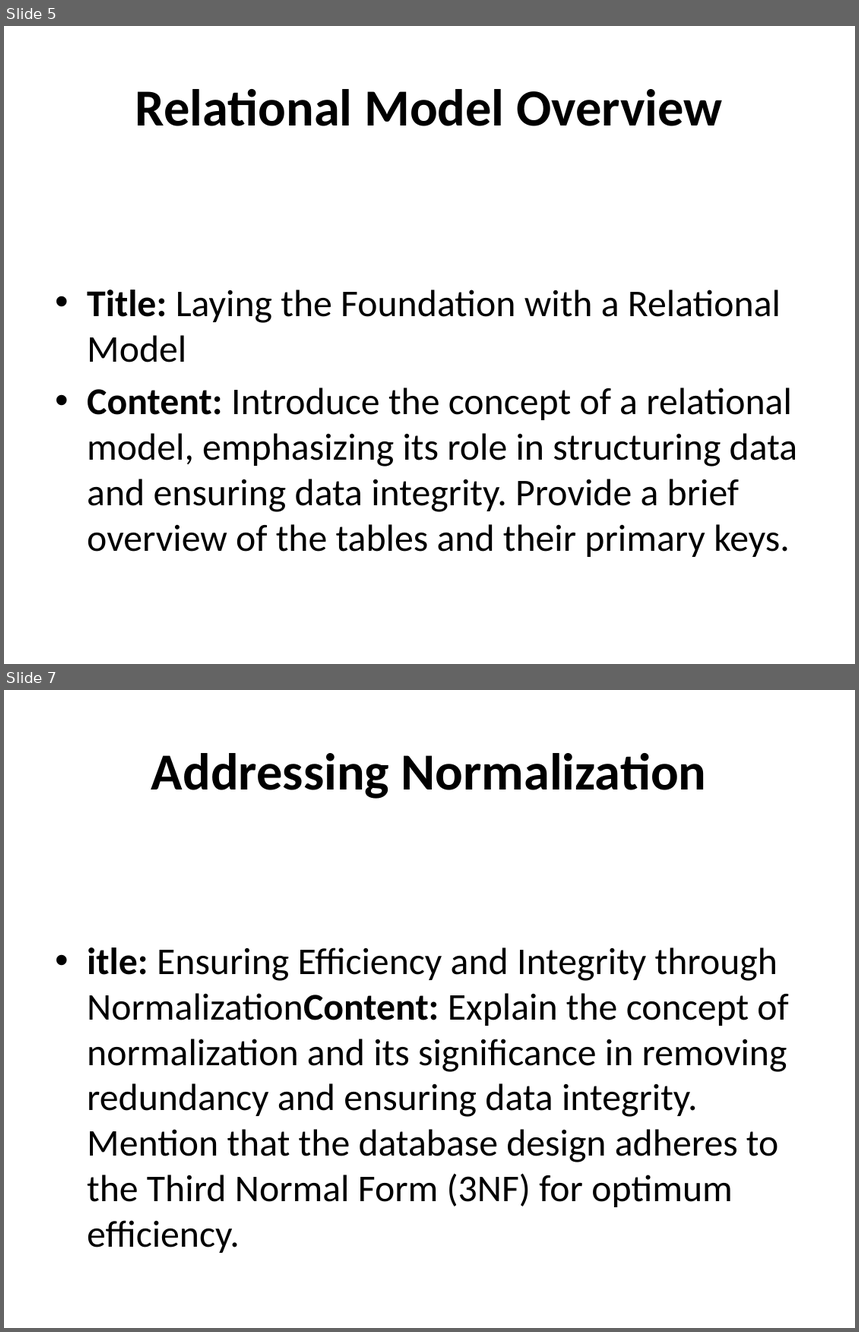
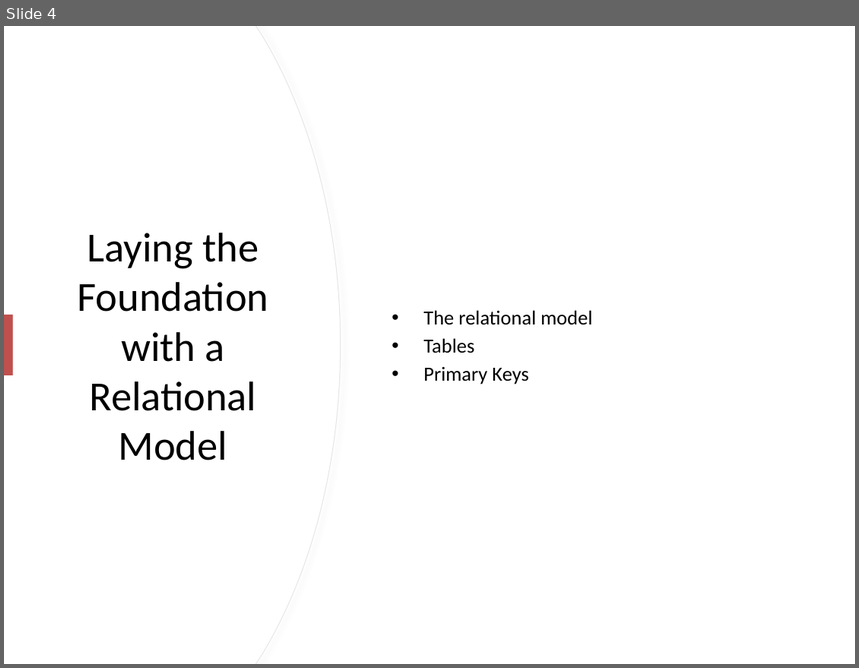
Before and after one commit to RyanJTalbot/MSDS, a slide deck: Core/Databases for Data Scientists Specialization/Relational Database Design /Week 5/ActiveGear_Presentation.pptx. Shown one above the other, each under a label of ours: slides 5 and 7 before the commit, slide 4 after it; the slides between them are not shown. The pictures are 859x1332 and 859x668 pixels, drawn with LibreOffice and Linux fonts; fonts in the diff are those of the drawing. Boxes give left, top, right and bottom in pixels: in the first picture for what was removed or moved away, otherwise in the second. Text is boxed around its words. In the diff, an @@ line names an element or a change of style, - is before the commit and + after.

Commit message:
Update database ppt

```diff
--- a/Core/Databases for Data Scientists Specialization/Relational Database Design /Week 5/ActiveGear_Presentation.pptx
+++ b/Core/Databases for Data Scientists Specialization/Relational Database Design /Week 5/ActiveGear_Presentation.pptx
@@ slide 7 removed at box(4, 690, 855, 1328), background #FFFFFF @@
@@ title removed at box(151, 753, 707, 799) @@
-Addressing Normalization
@@ text removed at box(87, 948, 788, 1253) @@
-• itle: Ensuring Efficiency and Integrity through NormalizationContent: Explain the concept of normalization and its significance in removing redundancy and ensuring data integrity. Mention that the database design adheres to the Third Normal Form (3NF) for optimum efficiency.
@@ what was slide 5 is now slide 4 @@
@@ slide 4 changed as well @@
@@ freeform shape added at box(4, 26, 340, 664), fill #FFFFFF, outline #E6E6E6 0.75 pt @@
@@ freeform shape added at box(4, 26, 340, 664), fill #FFFFFF @@
@@ text "The relational model" at box(424, 310, 592, 385): vertical alignment top to middle @@
@@ title at box(77, 233, 268, 461): text changed; size 44 to 35 pt; bold off @@
-Relational Model Overview
+Laying the Foundation with a Relational Model
@@ rectangle added at box(4, 315, 12, 376), fill #C0504D @@
@@ text at box(424, 310, 592, 385): text changed; size 32 to 17 pt @@
-• Title: Laying the Foundation with a Relational Model
-• Content: Introduce the concept of a relational model, emphasizing its role in structuring data and ensuring data integrity. Provide a brief overview of the tables and their primary keys.
+• The relational model
+• Tables
+• Primary Keys
```
Also in this commit, not shown: 3 other slides changed, 2 slides added, 5 other slides removed, 4 other files.
